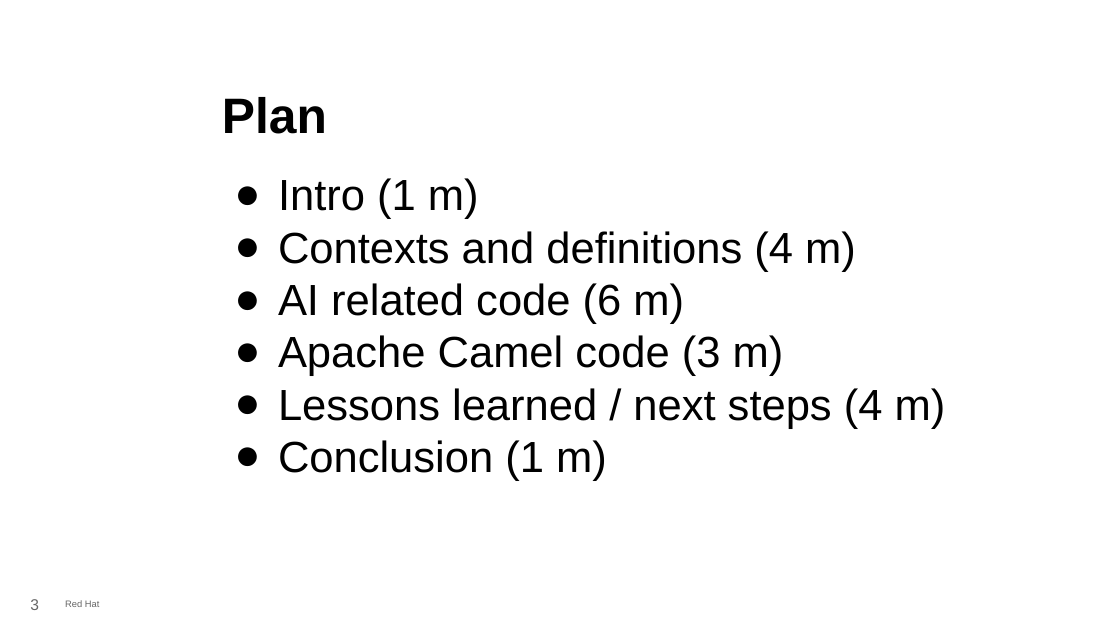
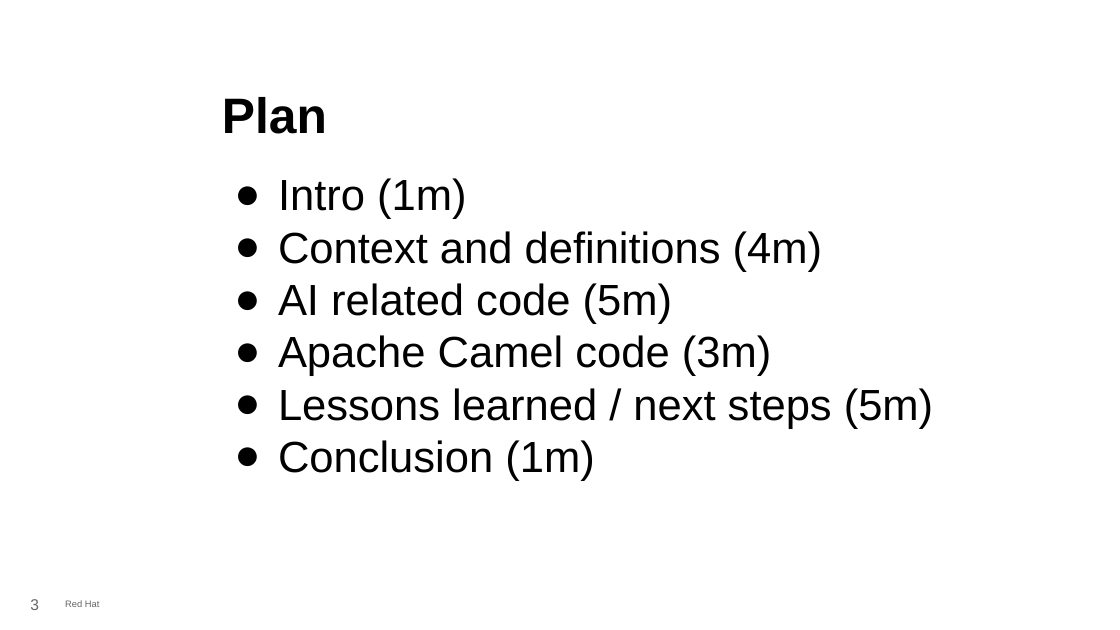
Before and after one commit to aldettinger/jcon-europe-2026, a slide deck: slide 3 of JCON Europe 2026.odp. Drawn at 1120x630 pixels with LibreOffice and Linux fonts; fonts in the diff are those of the drawing; background and template pictures are left out. Boxes give left, top, right and bottom in pixels: in the first picture for what was removed or moved away, otherwise in the second. Text is boxed around its words. In the diff, an @@ line names an element or a change of style, - is before the commit and + after.

```diff
--- a/JCON Europe 2026.odp
+++ b/JCON Europe 2026.odp
@@ text at (278,178,933,481): text changed @@
-● Intro (1 m)
-● Contexts and definitions (4 m)
-● AI related code (6 m)
-● Apache Camel code (3 m)
-● Lessons learned / next steps (4 m)
-● Conclusion (1 m)
+● Intro (1m)
+● Context and definitions (4m)
+● AI related code (5m)
+● Apache Camel code (3m)
+● Lessons learned / next steps (5m)
+● Conclusion (1m)
```
Also in this commit, not shown: 1 other slide changed, 1 other file.
